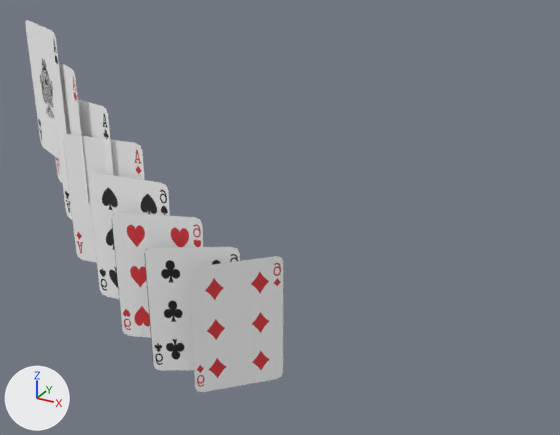
Renders of the FBX model advanced/tavrida_2019/resources_tavrida_2019/Transformation.fbx from each side of a commit.
The view is the same before and after, from a camera (50 mm lens) standing at (6.07, -14.76, 10.04) and looking at (-1.38, -1.22, 3.27). Lighting does not change. The marker at lower left points along +X, +Y and +Z. Both versions are drawn at frame 55 of the action 'End'; the numbers are the values there.

Before the edit, the objects in view are built like this:
```python
me_mesh_007 = bpy.data.meshes.new('Mesh.007')
me_mesh_007.from_pydata(...)  # 16 vertices, 14 faces; spans x -0.91..0.91, y 0.0..3.0, z 0.0
me_mesh_007.materials.append(mat_material__25)  # picture img_i_jpg
ob_plane012 = bpy.data.objects.new('Plane012', me_mesh_007)
ob_plane012.parent = ob_point008
ob_plane012.location = (0.0, 0.0, 0.0)
ob_plane012.rotation_euler = (1.571, 0.0, 0.0)  # degrees (90, 0, 0)
ob_plane012.scale = (1.08, 1.0, 1.0)
ob_point001 = bpy.data.objects.new('Point001', None)
ob_point001.location = (-1.383, -3.003, 0.0)
ob_point001.rotation_euler = (0.0, 0.0, -2.345)  # degrees (0, 0, -134)
ob_point002 = bpy.data.objects.new('Point002', None)
ob_point002.location = (-2.387, -3.119, 0.131)
ob_point002.rotation_euler = (0.0, 0.0, -2.626)  # degrees (0, 0, -150)
ob_point003 = bpy.data.objects.new('Point003', None)
ob_point003.location = (-3.257, -3.107, 0.661)
ob_point003.rotation_euler = (0.0, 0.0, -2.797)  # degrees (0, 0, -160)
ob_point004 = bpy.data.objects.new('Point004', None)
ob_point004.location = (-4.018, -3.029, 1.323)
ob_point004.rotation_euler = (0.0, 0.0, -3.018)  # degrees (0, 0, -173)
ob_point005 = bpy.data.objects.new('Point005', None)
ob_point005.location = (-6.697, -2.334, 4.109)
ob_point005.rotation_euler = (0.0, 0.0, 2.681)  # degrees (0, 0, 154)
ob_point006 = bpy.data.objects.new('Point006', None)
ob_point006.location = (-6.047, -2.563, 3.438)
ob_point006.rotation_euler = (0.0, 0.0, 2.675)  # degrees (0, 0, 153)
ob_point007 = bpy.data.objects.new('Point007', None)
ob_point007.location = (-5.393, -2.753, 2.737)
ob_point007.rotation_euler = (0.0, 0.0, 2.937)  # degrees (0, 0, 168)
ob_point008 = bpy.data.objects.new('Point008', None)
ob_point008.location = (-4.722, -2.909, 2.026)
ob_point008.rotation_euler = (0.0, 0.0, -3.008)  # degrees (0, 0, -172)
# also in view: 'Plane009' at (-6.7, -2.33, 5.61); 'Plane005' at (-4.02, -3.03, 2.82); 'Plane003' at (-2.39, -3.12, 1.63); 'Plane011' at (-5.39, -2.75, 4.24); 'Plane004' at (-3.26, -3.11, 2.16)
```
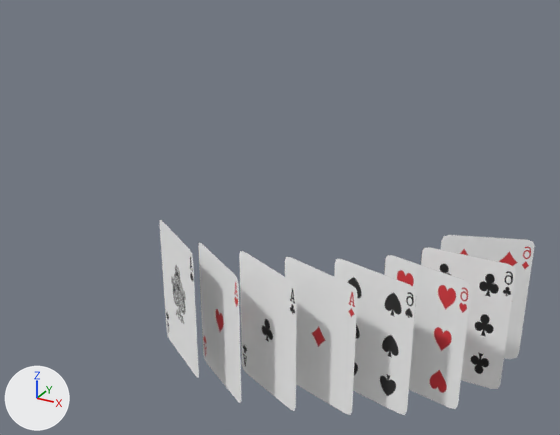
Not drawn themselves, but carrying or shaping drawn objects: ob_point008, ob_point005, ob_point001, ob_point003, ob_point007, ob_point004, ob_point002, ob_point006.

Pixel boxes (x1, y1, x2, y2) of what changed, in the pictures (560 x 435 px):
```json
{"object": "Plane002", "change": "moved, turned", "before": [189, 256, 283, 392], "after": [441, 235, 534, 359]}
{"object": "Plane004", "change": "moved, turned", "before": [112, 212, 203, 338], "after": [384, 255, 471, 409]}
{"object": "Plane003", "change": "moved, turned", "before": [144, 247, 240, 371], "after": [420, 247, 516, 389]}
{"object": "Plane005", "change": "moved, turned", "before": [88, 172, 170, 299], "after": [334, 259, 416, 415]}
{"object": "Plane012", "change": "moved, turned", "before": [63, 134, 145, 263], "after": [285, 257, 358, 415]}
{"object": "Plane011", "change": "moved, turned", "before": [52, 93, 114, 220], "after": [239, 251, 297, 411]}
{"object": "Plane009", "change": "moved, turned", "before": [25, 20, 67, 165], "after": [159, 220, 199, 377]}
{"object": "Plane010", "change": "moved, turned", "before": [55, 62, 88, 199], "after": [198, 243, 241, 403]}
```

Edits to the scene script, one JSON object a line:
```json
{"op": "set", "path": "ob_point004.location", "old": "(-4.018, -3.029, 1.323)", "new": "(1.191, -2.075, 0.0)"}
{"op": "set", "path": "ob_point004.rotation_euler", "old": "(0.0, 0.0, -3.018)", "new": "(0.0, 0.0, 2.917)", "note": "degrees (0, 0, -173) -> degrees (0, 0, 167)"}
{"op": "set", "path": "ob_point007.location", "old": "(-5.393, -2.753, 2.737)", "new": "(-0.771, -2.874, 0.0)"}
{"op": "set", "path": "ob_point007.rotation_euler", "old": "(0.0, 0.0, 2.937)", "new": "(0.0, 0.0, 2.715)", "note": "degrees (0, 0, 168) -> degrees (0, 0, 156)"}
{"op": "set", "path": "ob_point003.location", "old": "(-3.257, -3.107, 0.661)", "new": "(2.03, -1.414, 0.0)"}
{"op": "set", "path": "ob_point003.rotation_euler", "old": "(0.0, 0.0, -2.797)", "new": "(0.0, 0.0, 2.94)", "note": "degrees (0, 0, -160) -> degrees (0, 0, 168)"}
{"op": "set", "path": "ob_point006.location", "old": "(-6.047, -2.563, 3.438)", "new": "(-1.807, -3.069, 0.00026)"}
{"op": "set", "path": "ob_point006.rotation_euler", "old": "(0.0, 0.0, 2.675)", "new": "(0.0, 0.0, 2.579)", "note": "degrees (0, 0, 153) -> degrees (0, 0, 148)"}
{"op": "set", "path": "ob_point005.location", "old": "(-6.697, -2.334, 4.109)", "new": "(-2.786, -3.125, 0.336)"}
{"op": "set", "path": "ob_point005.rotation_euler", "old": "(0.0, 0.0, 2.681)", "new": "(0.0, 0.0, 2.557)", "note": "degrees (0, 0, 154) -> degrees (0, 0, 147)"}
{"op": "set", "path": "ob_point002.location", "old": "(-2.387, -3.119, 0.131)", "new": "(2.593, -0.517, 0.0)"}
{"op": "set", "path": "ob_point002.rotation_euler", "old": "(0.0, 0.0, -2.626)", "new": "(0.0, 0.0, -3.125)", "note": "degrees (0, 0, -150) -> degrees (0, 0, -179)"}
{"op": "set", "path": "ob_point001.location", "old": "(-1.383, -3.003, 0.0)", "new": "(2.721, 0.548, 0.0)"}
{"op": "set", "path": "ob_point001.rotation_euler", "old": "(0.0, 0.0, -2.345)", "new": "(0.0, 0.0, -2.788)", "note": "degrees (0, 0, -134) -> degrees (0, 0, -160)"}
{"op": "set", "path": "ob_point008.location", "old": "(-4.722, -2.909, 2.026)", "new": "(0.24, -2.553, 0.0)"}
{"op": "set", "path": "ob_point008.rotation_euler", "old": "(0.0, 0.0, -3.008)", "new": "(0.0, 0.0, 2.851)", "note": "degrees (0, 0, -172) -> degrees (0, 0, 163)"}
```
